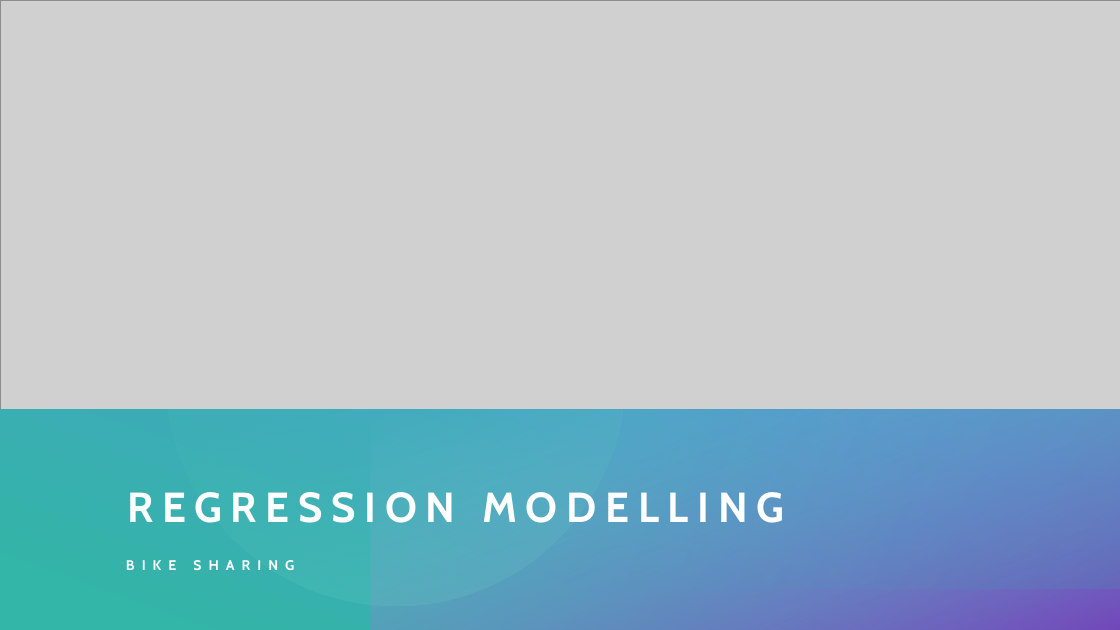
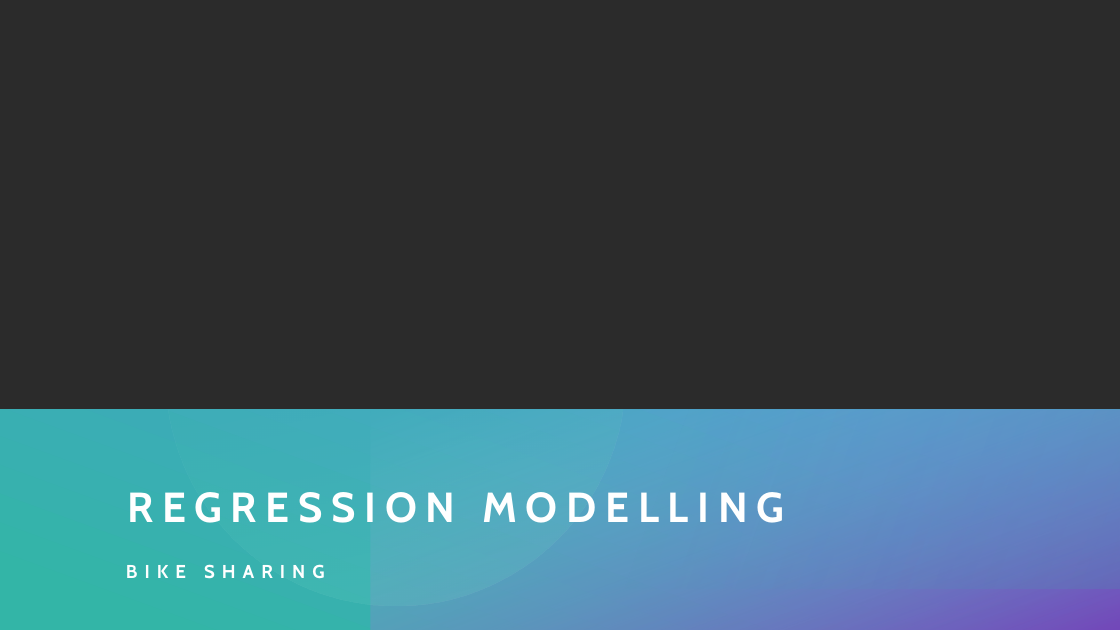
Before and after one commit to tmcdonald92/Bike-Traffic-In-Paris, a slide deck: slide 1 of Regression Analysis - Bike Sharing/Regression Modelling.pptx. Drawn at 1120x630 pixels with LibreOffice and Linux fonts; fonts in the diff are those of the drawing; grey boxes stand for pictures; background and template pictures are left out; a plain dark background stands for a picture behind light text. Boxes give left, top, right and bottom in pixels: in the first picture for what was removed or moved away, otherwise in the second. Text is boxed around its words. In the diff, an @@ line names an element or a change of style, - is before the commit and + after.

```diff
--- a/Regression Analysis - Bike Sharing/Regression Modelling.pptx
+++ b/Regression Analysis - Bike Sharing/Regression Modelling.pptx
@@ background #FFFFFF to picture (left out) @@
@@ picture removed at (x1=0, y1=0, x2=1120, y2=410) @@
@@ subtitle "BIKE SHARING" at (x1=126, y1=564, x2=325, y2=579): size 12 to 16 pt @@
```
Also in this commit, not shown: 1 other file.
